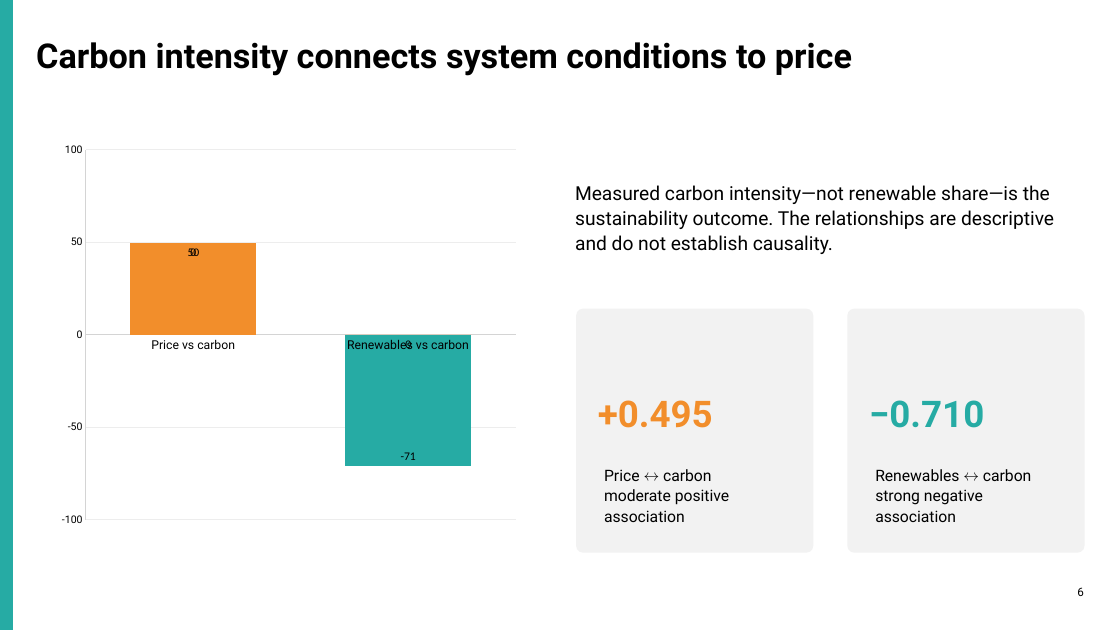
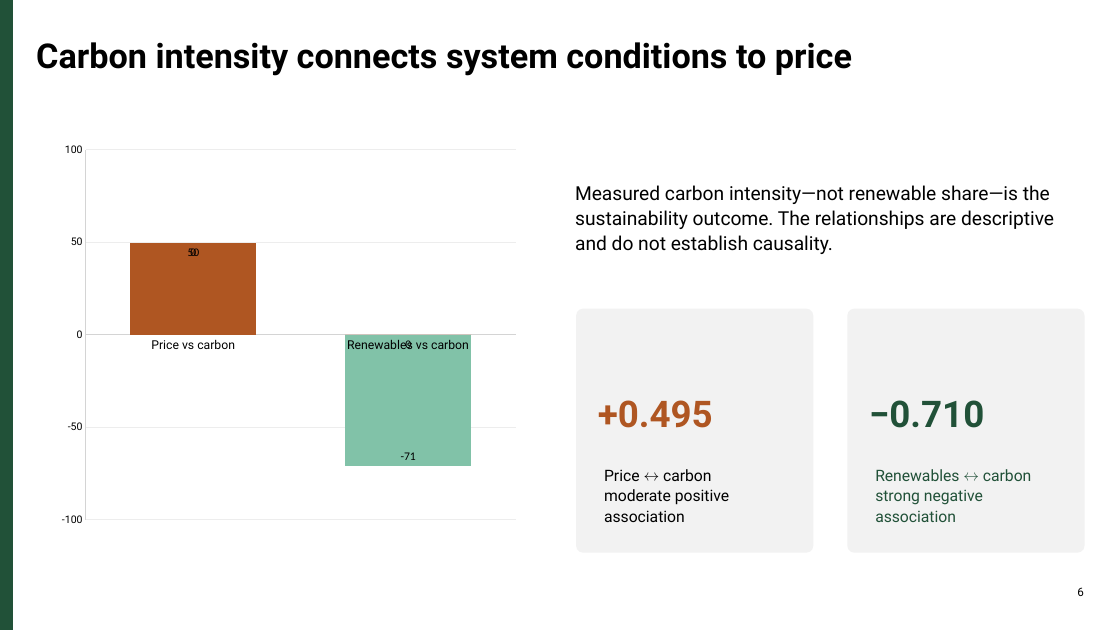
Before and after one commit to vildanpir/smart-power-project, a slide deck: slide 6 of presentation/Smart_Power_Final_Presentation.pptx. Drawn at 1120x630 pixels with LibreOffice and Linux fonts; fonts in the diff are those of the drawing. Boxes give left, top, right and bottom in pixels: in the first picture for what was removed or moved away, otherwise in the second. Text is boxed around its words. In the diff, an @@ line names an element or a change of style, - is before the commit and + after.

```diff
--- a/presentation/Smart_Power_Final_Presentation.pptx
+++ b/presentation/Smart_Power_Final_Presentation.pptx
@@ rectangle at [0,0,13,630]: fill #26ABA4 to #215138; outline #26ABA4 0 pt to #215138 0 pt @@
@@ column stacked chart at [52,135,524,534] @@
@@ colour of Series 1 #F28E2B to #AF5622 @@
@@ colour of Series 2 #26ABA4 to #81C2A8 @@
@@ text "+0.495" at [598,400,713,428]: text colour #F28E2B to #AF5622 @@
@@ text "−0.710" at [869,400,984,428]: text colour #26ABA4 to #215138 @@
@@ text "Renewables ↔ carbon strong negative ..." at [875,469,1031,522]: text colour #000000 to #215138 @@
```
Also in this commit, not shown: 9 other slides changed, 6 other files.
